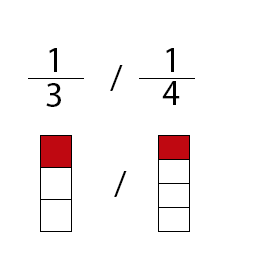
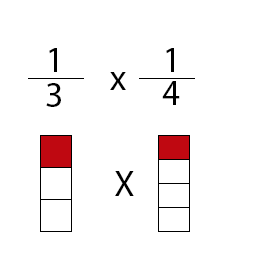
Two versions of the same layered image (260px x 280px). Layer-by-layer changes:
renamed "/ copia" to "x", painted on it over 110, 65, 126, 91
renamed "/" to "X", painted on it over 114, 171, 134, 197
